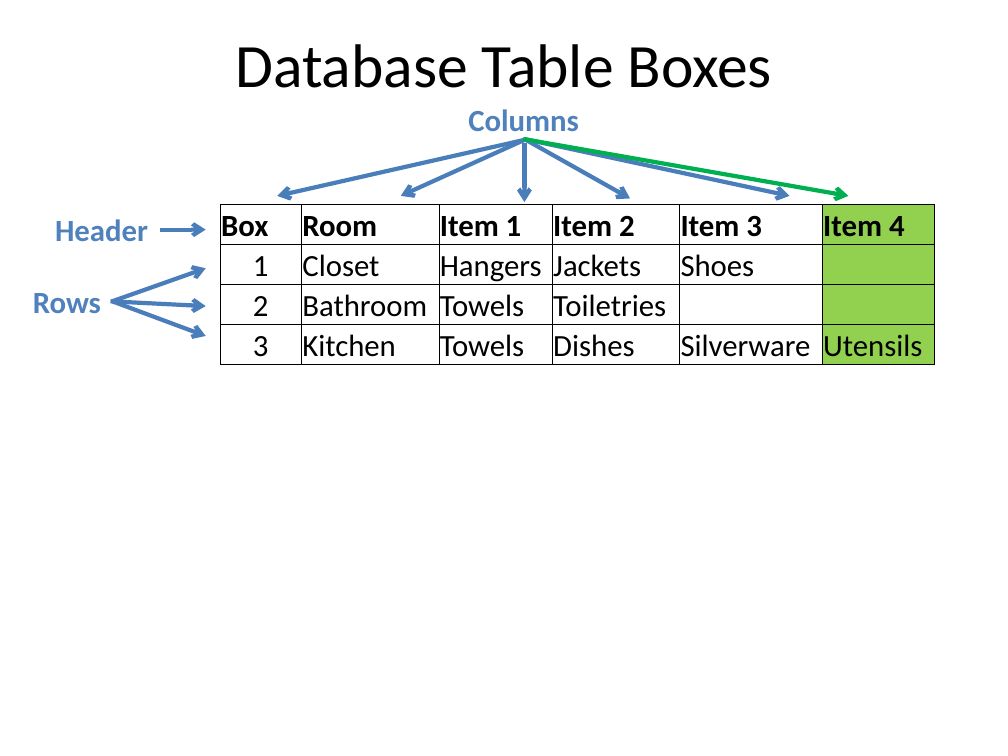
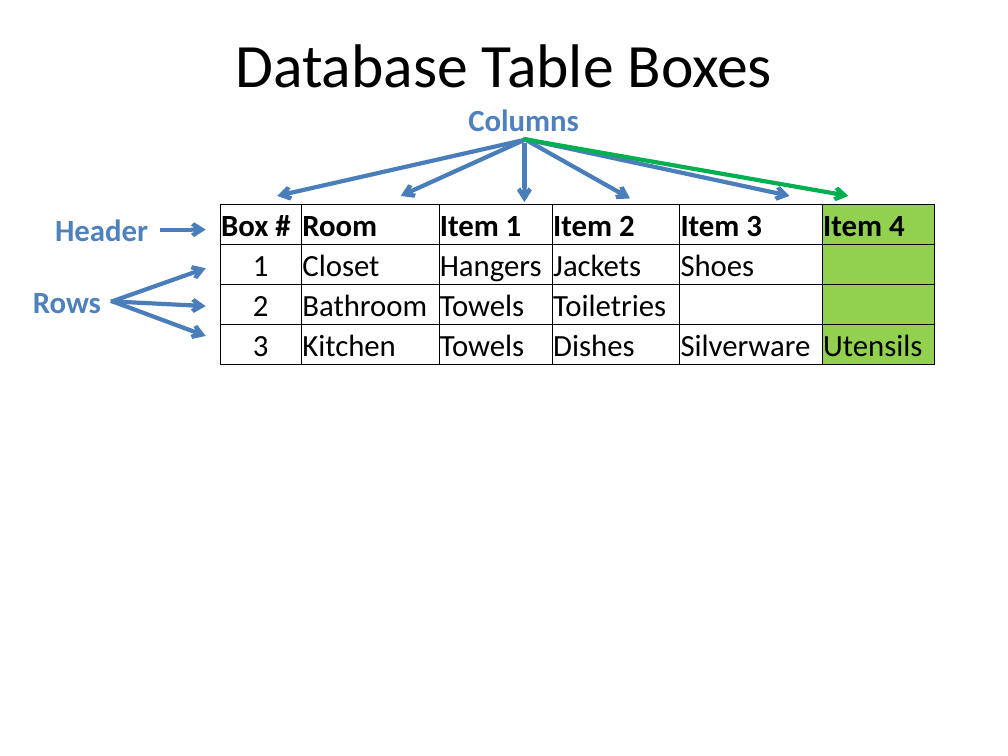
Before and after one commit to dykebert/GDI_Database_Training, a slide deck: slide 13 of Introduction to Databases and SQL.pptx (slide 12 before the commit). Drawn at 1008x756 pixels with LibreOffice and Linux fonts; fonts in the diff are those of the drawing. Boxes give left, top, right and bottom in pixels: in the first picture for what was removed or moved away, otherwise in the second. Text is boxed around its words. In the diff, an @@ line names an element or a change of style, - is before the commit and + after.

```diff
--- a/Introduction to Databases and SQL.pptx
+++ b/Introduction to Databases and SQL.pptx
@@ table at [220, 205, 933, 364] @@
-row 1, column 1: Box
+row 1, column 1: Box #
```
Also in this commit, not shown: 13 other slides changed, 1 slide added, 1 slide removed, 1 other file.
